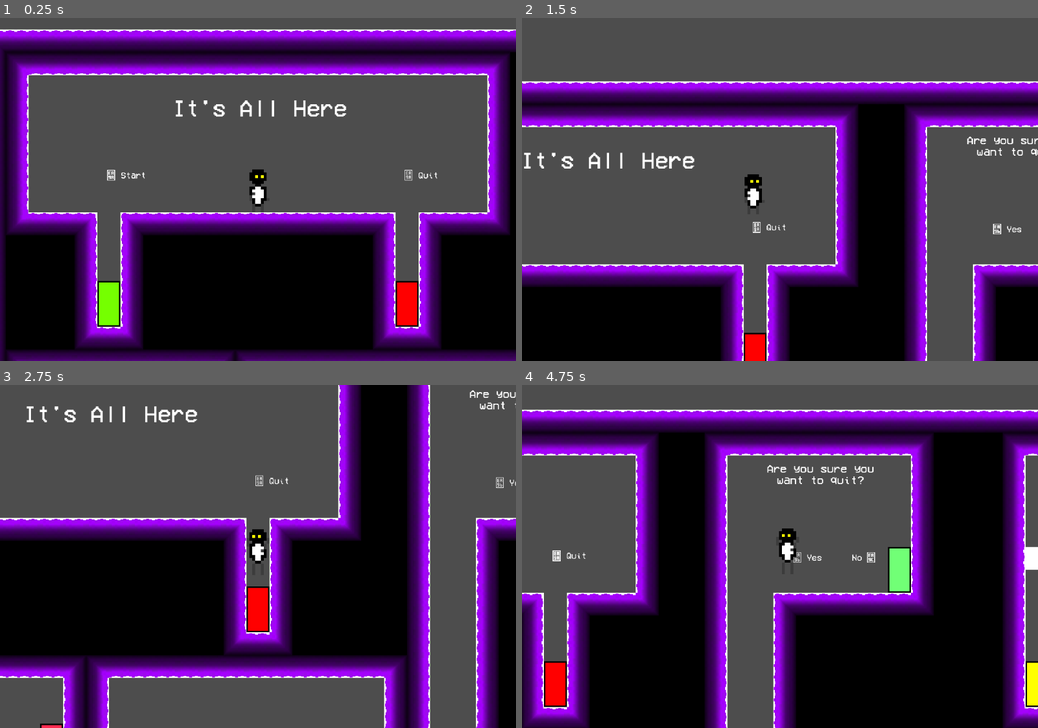
Above: before the commit, frames 1-4 (two rows, left to right).
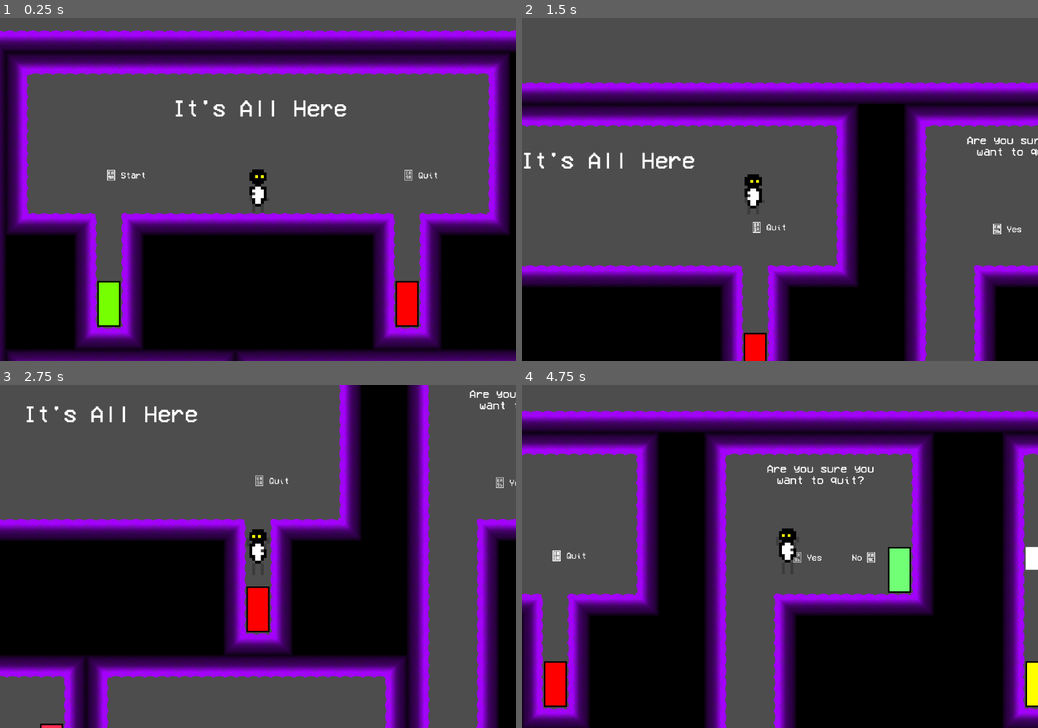
Above: after the commit, the same moments.

Repository: MM4096/its-all-here
Game: Godot game, scene res://main.tscn
Same seed, same stepped clock (60 frames per second), same inputs: the game is played once before the commit and once after it. The engine's default icon, where the game draws it, is replaced by a stand-in: a white triangle on a blue panel in a dark square.
Inputs:
- Up to frame 1 (0.25 s): no input
- Up to frame 2 (1.5 s): tap Enter at 0.5 s; hold W (move_up) 0.53-1.28 s; hold D (move_right) from 0.53 s (still down); tap W (move_up) at 1.35 s
- Up to frame 3 (2.75 s): tap W (move_up) at 1.52, 1.82 s; release D (move_right) at 2.03 s; hold A (move_left) from 2.03 s (still down); hold W (move_up) from 2.03 s (still down)
- Up to frame 4 (4.75 s): release A (move_left) at 2.78 s; release W (move_up) at 2.78 s; hold D (move_right) 2.78-4.28 s; tap W (move_up) at 2.85, 3.02, 3.32, 4.35, 4.52 s; hold W (move_up) 3.53-4.28 s; hold A (move_left) from 4.28 s (still down)

The runs differ from the first frame. In frame 1, 2.1% of the frame differs, in the area x 0-100%, y 3-91%; in frame 2, 2.1%; in frame 3, 1.9%; in frame 4, 2.4%, in the area x 0-100%, y 7-100%.

Commit message:
More Alt map changes Particles (player) are bigger and follow the player's gravity direction Player now can have a dynamic jump height while gravity is inverted

Diff:
--- a/main.tscn
+++ b/main.tscn
@@ -36,6 +36,7 @@
 [ext_resource type="Texture2D" uid="uid://dv15q5cqryba5" path="res://images/objects/collectables/key.png" id="23_1lq1j"]
 [ext_resource type="Script" uid="uid://2vkuu6pwla6g" path="res://scripts/win_handler/win_area.gd" id="28_yvygb"]
 [ext_resource type="Script" uid="uid://dd16g0q775ucy" path="res://scripts/helper/alt_warp_doors.gd" id="30_b1qrp"]
+[ext_resource type="Script" uid="uid://dt6fhd4e15k8k" path="res://scripts/objects/warp_door/warp_door.gd" id="31_b1qrp"]
 [ext_resource type="Script" uid="uid://3t4nj2eeg4v0" path="res://scripts/win_handler/timer.gd" id="33_vl5ma"]
 
 [sub_resource type="LabelSettings" id="LabelSettings_h7q5d"]
@@ -394,7 +395,7 @@
 cycle_timer = 0.5
 
 [sub_resource type="RectangleShape2D" id="RectangleShape2D_q326j"]
-size = Vector2(1049, 5518)
+size = Vector2(968, 5518)
 
 [sub_resource type="Resource" id="Resource_xolcx"]
 script = ExtResource("11_5dynm")
@@ -2306,7 +2307,7 @@
 methods = Array[ExtResource("8_dyivc")]([SubResource("Resource_3eqdv"), SubResource("Resource_fv6gd")])
 
 [node name="CollisionShape2D" type="CollisionShape2D" parent="areas/chase/chase start"]
-position = Vector2(-226, 6)
+position = Vector2(-163, 5)
 shape = SubResource("RectangleShape2D_bldut")
 debug_color = Color(0.666667, 0.666667, 0, 0)
 
@@ -2360,7 +2361,7 @@
 methods = Array[ExtResource("8_dyivc")]([SubResource("Resource_fuv53")])
 
 [node name="CollisionShape2D" type="CollisionShape2D" parent="areas/cycle timers/TriggerArea3"]
-position = Vector2(274.5, 2509)
+position = Vector2(234, 2509)
 shape = SubResource("RectangleShape2D_q326j")
 debug_color = Color(0.666667, 0.666667, 0, 0)
 
@@ -2551,7 +2552,7 @@
 position = Vector2(24107, -10118)
 
 [node name="checkpoint32" parent="checkpoints" instance=ExtResource("4_ywbjr")]
-position = Vector2(23750, -17186)
+position = Vector2(23744, -17152)
 
 [node name="checkpoint33" parent="checkpoints" instance=ExtResource("4_ywbjr")]
 position = Vector2(23225, -9037)
@@ -3970,6 +3971,54 @@
 [node name="Out" parent="warp doors/only_alt/into the above path" instance=ExtResource("12_pux87")]
 position = Vector2(384, -320)
 
+[node name="massive maze v1" type="Node2D" parent="warp doors/only_alt" node_paths=PackedStringArray("in_door", "out_door")]
+position = Vector2(38240, -4160)
+script = ExtResource("11_suls4")
+in_door = NodePath("In")
+out_door = NodePath("Out")
+debug_color_of_door = Color(0.774029, 0.104142, 0.215153, 0.5)
+metadata/_custom_type_script = "uid://qhosvt3tme43"
+
+[node name="In" parent="warp doors/only_alt/massive maze v1" instance=ExtResource("12_pux87")]
+
+[node name="Out" parent="warp doors/only_alt/massive maze v1" instance=ExtResource("12_pux87")]
+position = Vector2(3328, -3008)
+use_sprite = false
+
+[node name="out of maze 1" type="Node2D" parent="warp doors/only_alt" node_paths=PackedStringArray("in_door", "out_door")]
+position = Vector2(45280, -3520)
+script = ExtResource("11_suls4")
+in_door = NodePath("In")
+out_door = NodePath("Out")
+debug_color_of_door = Color(0.177701, 0.931278, 0.521665, 0.5)
+metadata/_custom_type_script = "uid://qhosvt3tme43"
+
+[node name="In" parent="warp doors/only_alt/out of maze 1" instance=ExtResource("12_pux87")]
+
+[node name="Out" parent="warp doors/only_alt/out of maze 1" instance=ExtResource("12_pux87")]
+position = Vector2(-28416, 7232)
+use_sprite = false
+
+[node name="out of alternate blocks 1" type="Node2D" parent="warp doors/only_alt" node_paths=PackedStringArray("in_door", "out_door")]
+position = Vector2(19232, -448)
+script = ExtResource("11_suls4")
+in_door = NodePath("In")
+out_door = NodePath("Out")
+debug_color_of_door = Color(0.557023, 0.79353, 0.559995, 0.5)
+metadata/_custom_type_script = "uid://qhosvt3tme43"
+
+[node name="In" type="Area2D" parent="warp doors/only_alt/out of alternate blocks 1" instance=ExtResource("12_pux87")]
+collision_layer = 4
+collision_mask = 2
+script = ExtResource("31_b1qrp")
+
+[node name="Out" type="Area2D" parent="warp doors/only_alt/out of alternate blocks 1" instance=ExtResource("12_pux87")]
+position = Vector2(2483, -2499)
+collision_layer = 4
+collision_mask = 2
+script = ExtResource("31_b1qrp")
+use_sprite = false
+
 [node name="win game" type="Node2D" parent="." node_paths=PackedStringArray("player_area", "hit_label", "timer_label")]
 script = ExtResource("28_yvygb")
 player_area = NodePath("player box")
--- a/project.godot
+++ b/project.godot
@@ -91,6 +91,7 @@
 2d_physics/layer_4="death"
 2d_physics/layer_5="player particles"
 2d_physics/layer_6="gravity switcher"
+2d_physics/layer_7="death particle ground"
 
 [rendering]
 
--- a/scripts/helper/alt_warp_doors.gd
+++ b/scripts/helper/alt_warp_doors.gd
@@ -9,7 +9,10 @@
 func _ready() -> void:
 	toggle_alt_doors(false)
 
-func toggle_alt_doors(enable: bool) -> void:
-	for i in self.get_children():
+func toggle_alt_doors(enable: bool, parent: Node2D = null) -> void:
+	for i in (parent.get_children() if parent != null else self.get_children()):
 		if i is WarpDoorManager:
 			i.disabled = not enable
+		else:
+			for j in i.get_children():
+				toggle_alt_doors(enable, j)
--- a/scripts/map/map_helper.gd
+++ b/scripts/map/map_helper.gd
@@ -75,5 +75,6 @@
 	for i in map.get_children(true):
 		if i.name.contains("_alt"):
 			if i is TileMapLayer:
-				i.visible = enable
+				if i.name.contains("map"):
+					i.visible = enable
 				i.collision_enabled = enable
--- a/scripts/player/particles/player_death_particles.gd
+++ b/scripts/player/particles/player_death_particles.gd
@@ -27,20 +27,28 @@
 func _create_item(color: Color = Color.WHITE) -> RigidBody2D:
 	var body = RigidBody2D.new()
 
+	body.gravity_scale = sign(Player.instance.gravity_direction)
+
 	body.collision_layer = 16
-	body.collision_mask = 25
+	#body.collision_mask = 25 + 64
+	body.collision_mask = pow(2, 0) + pow(2, 3) + pow(2, 4) + pow(2, 6)
+
+	body.z_index = -1
 
 	var sprite = Sprite2D.new()
 	sprite.texture = white_texture.duplicate()
-	sprite.scale = Vector2.ONE * 0.25
+	sprite.scale = Vector2.ONE * 0.3
 	sprite.modulate = color
 
 	var collision_shape = CollisionShape2D.new()
 	var rect = RectangleShape2D.new()
-	rect.size = Vector2(8, 8)
+	rect.size = Vector2(10, 10)
 	collision_shape.shape = rect
 
 	body.add_child(sprite)
 	body.add_child(collision_shape)
 
+	body.linear_velocity = Player.instance.velocity
+	body.linear_velocity.x += randi_range(-300, 300)
+
 	return body
--- a/scripts/player/player_controller.gd
+++ b/scripts/player/player_controller.gd
@@ -198,11 +198,8 @@
 		cached_jump_timer = cached_jump_time
 
 	if !Input.is_action_pressed("move_up") and  \
-		((self.velocity.y < 0 and gravity_direction == 1) or (self.velocity.y > 0 and gravity_direction == 0)):
-		if gravity_direction == 1:
-			self.velocity.y = move_toward(self.velocity.y, 0, jump_deaccel_speed * delta)
-		else:
-			self.velocity.y = move_toward(self.velocity.y, 0, -jump_deaccel_speed * delta)
+		((self.velocity.y < 0 and gravity_direction == 1) or (self.velocity.y > 0 and gravity_direction == -1)):
+		self.velocity.y = move_toward(self.velocity.y, 0, jump_deaccel_speed * delta)
 
 	previous_frame_velocity = self.velocity
 	if self.velocity.y != 0:
Not shown: 1 places in main.tscn that only renumber resources
Not shown, changed: tiled/automap/spikes_alt_automap.tmx
Not shown, changed: tiled/maps/map.tmx
Not shown, changed: tiled/tileset/spikes.tsx
Not shown, changed: tiled/its-all-here.tiled-session
